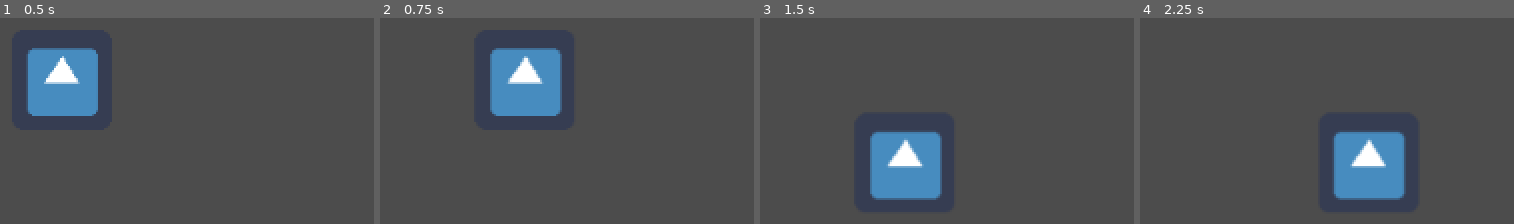
Above: before the commit, frames 1-4 (left to right).
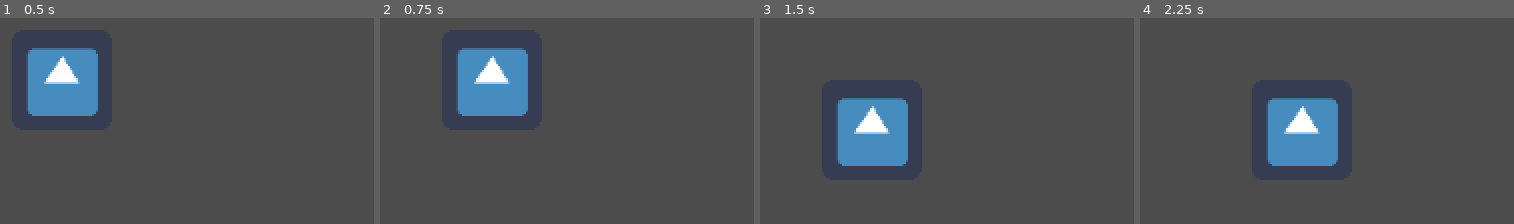
Above: after the commit, the same moments.

Repository: jkamins7/gmtk2022
Game: Godot game, scene res://jkamins7_play.tscn
Same seed, same stepped clock (60 frames per second), same inputs: the game is played once before the commit and once after it. The engine's default icon, where the game draws it, is replaced by a stand-in: a white triangle on a blue panel in a dark square.
Inputs:
- Up to frame 1 (0.5 s): no input
- Up to frame 2 (0.75 s): tap Enter at 0.5 s; hold Right (ui_right) from 0.53 s (still down)
- Up to frame 3 (1.5 s): tap Space at 1.25 s; release Right (ui_right) at 1.28 s; hold Down (ui_down) from 1.28 s (still down)
- Up to frame 4 (2.25 s): tap Enter at 2 s; release Down (ui_down) at 2.03 s; hold Right (ui_right) from 2.03 s (still down)

Frame 1 is identical in both runs. In frame 2, 7.0% of the frame differs, in the area x 20-49%, y 14-48%; in frame 3, 9.8%; in frame 4, 12%, in the area x 33-72%, y 38-89%.
Error before the commit: Attempt to call function 'play' in base 'null instance' on a null instance. (res://DieCharacter.gd:105)
Error after the commit: Attempt to call function 'play' in base 'null instance' on a null instance. (res://DieCharacter.gd:108)

Commit message:
grid-based movement, no collision yet

Diff:
--- a/DieCharacter.gd
+++ b/DieCharacter.gd
@@ -43,24 +43,27 @@
 	event_array.push_back(PushEvent.new(self))
 	event_array.push_back(PushEvent.new(self))
 
+	position += Vector2.RIGHT*MOVEMENT_SIZE
 
-	move_and_slide_with_snap(Vector2(1,0)*MOVEMENT_SIZE * 100,Vector2(MOVEMENT_SIZE,MOVEMENT_SIZE))
 	# self.position += Vector2(MOVEMENT_SIZE,0)*10
 	pass
 func move_left():
 	current_state[0] = current_state[0].rotated(Vector3(0,-1,0), PI/2)
 	current_state[1] = current_state[1].rotated(Vector3(0,-1,0), PI/2)
-	move_and_slide_with_snap(Vector2(-1,0)*MOVEMENT_SIZE * 100,Vector2(MOVEMENT_SIZE,MOVEMENT_SIZE))
+	position += Vector2.LEFT*MOVEMENT_SIZE
+
 	pass
 func move_up():
 	current_state[0] = current_state[0].rotated(Vector3(1,0,0), PI/2)
 	current_state[1] = current_state[1].rotated(Vector3(1,0,0), PI/2)
-	move_and_slide_with_snap(Vector2(0,-1)*MOVEMENT_SIZE * 100,Vector2(MOVEMENT_SIZE,MOVEMENT_SIZE))
+
+	position += Vector2.UP*MOVEMENT_SIZE
 	pass
 func move_down():
 	current_state[0] = current_state[0].rotated(Vector3(-1,0,0), PI/2)
 	current_state[1] = current_state[1].rotated(Vector3(-1,0,0), PI/2)
-	move_and_slide_with_snap(Vector2(0,1)*MOVEMENT_SIZE * 100,Vector2(MOVEMENT_SIZE,MOVEMENT_SIZE))
+
+	position += Vector2.DOWN*MOVEMENT_SIZE
 	pass
 
 func process_input():
